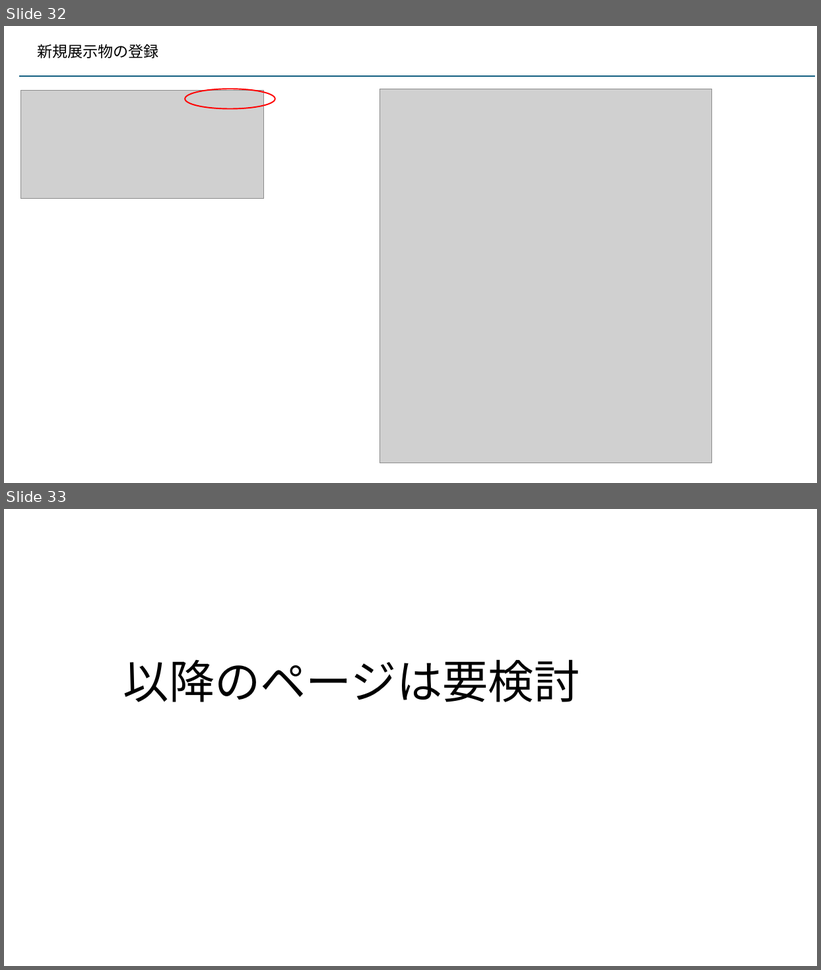
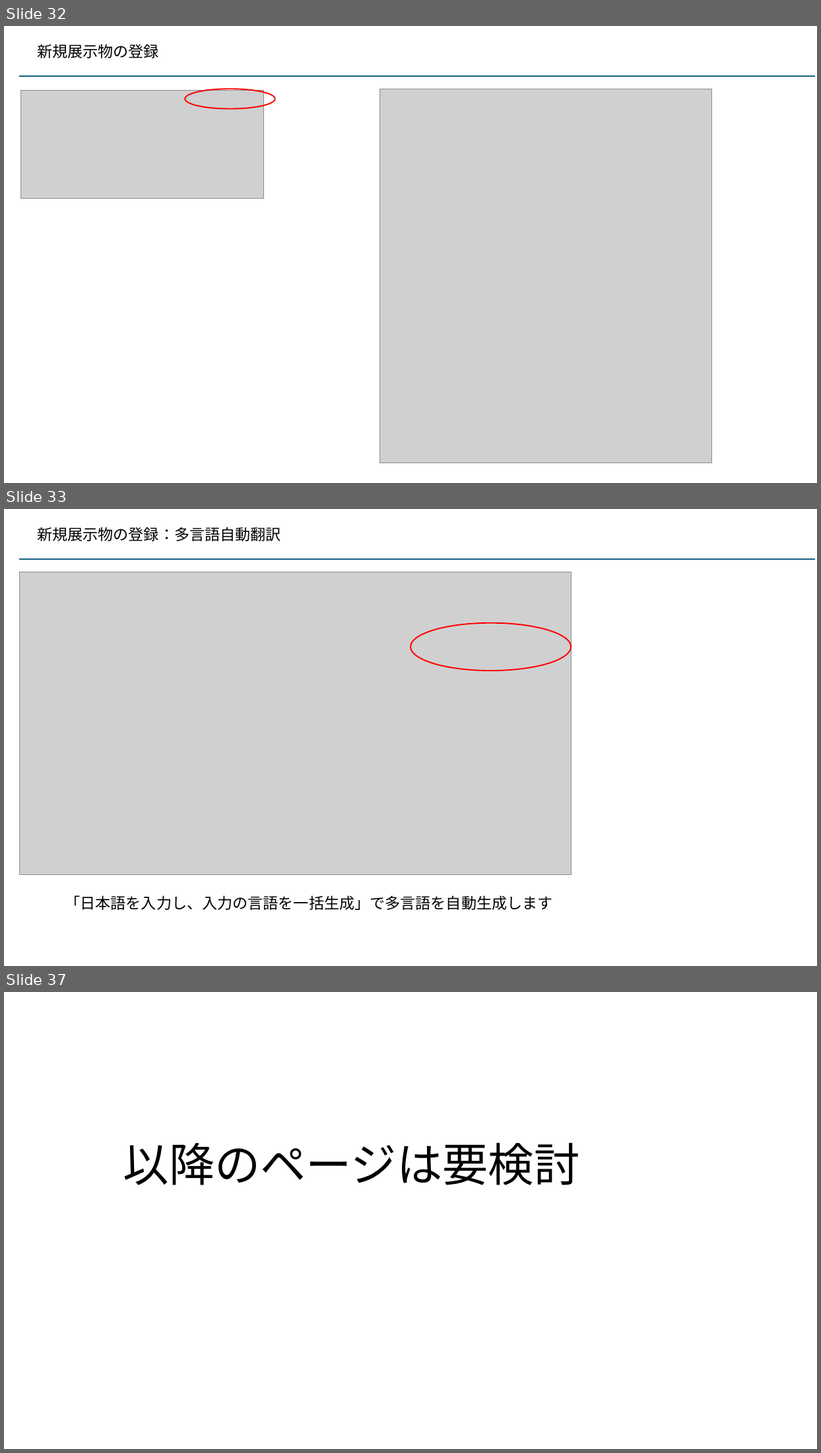
Before and after one commit to kaze-lab/museum_app_proj, a slide deck: 展示物アプリ仕様.pptx. Shown one above the other, each under a label of ours: slides 32 and 33 before the commit, slides 32, 33 and 37 after it; the slides between them are not shown. The pictures are 821x970 and 821x1453 pixels, drawn with LibreOffice and Linux fonts; fonts in the diff are those of the drawing; grey boxes stand for pictures. Boxes give left, top, right and bottom in pixels: in the first picture for what was removed or moved away, otherwise in the second. Text is boxed around its words. In the diff, an @@ line names an element or a change of style, - is before the commit and + after.

Commit message:
展示物削除用のゴミ箱設置前

```diff
--- a/展示物アプリ仕様.pptx
+++ b/展示物アプリ仕様.pptx
@@ slide 33 added at [4, 509, 817, 966], background #FFFFFF @@
@@ text added at [37, 527, 281, 541], 18 pt, text #000000 @@
+新規展示物の登録：多言語自動翻訳
@@ line added from (19, 560) to (815, 560), #156082 1.5 pt @@
@@ picture added at [19, 572, 572, 875] @@
@@ ellipse added at [411, 623, 572, 671], outline #FF0000 1.5 pt @@
@@ text added at [65, 896, 552, 910], 18 pt, text #000000 @@
+「日本語を入力し、入力の言語を一括生成」で多言語を自動生成します
@@ what was slide 33 is now slide 37 @@
```
Also in this commit, not shown: 3 other slides added, 1 other file.
